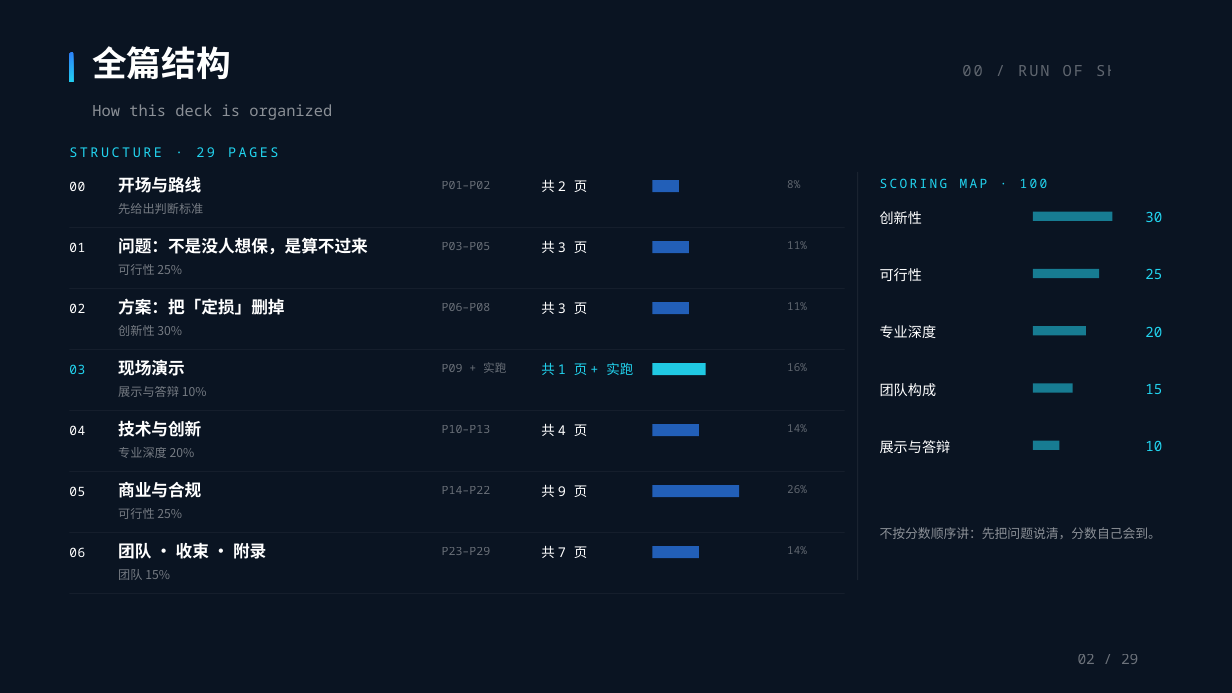
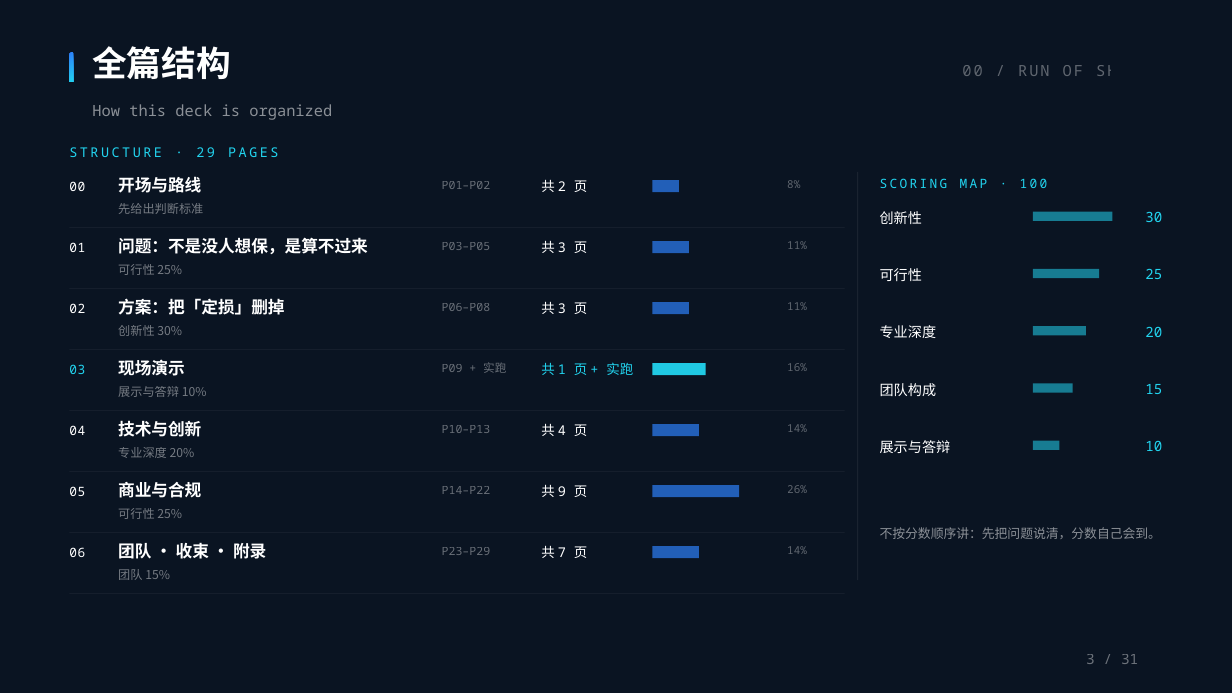
Before and after one commit to BruceLeezh/rainproof-pro, a slide deck: slide 3 of 01-参赛材料/交付物/PPT/神麻组-雨证-路演PPT-答辩版-2026-10-28.pptx. Drawn at 1232x693 pixels with LibreOffice and Linux fonts; fonts in the diff are those of the drawing. Boxes give left, top, right and bottom in pixels: in the first picture for what was removed or moved away, otherwise in the second. Text is boxed around its words. In the diff, an @@ line names an element or a change of style, - is before the commit and + after.

```diff
--- a/01-参赛材料/交付物/PPT/神麻组-雨证-路演PPT-答辩版-2026-10-28.pptx
+++ b/01-参赛材料/交付物/PPT/神麻组-雨证-路演PPT-答辩版-2026-10-28.pptx
@@ text at box(1086, 654, 1138, 664): text changed @@
-02 / 29
+3 / 31
```
Also in this commit, not shown: 28 other slides changed, 2 slides added, 8 other files.
